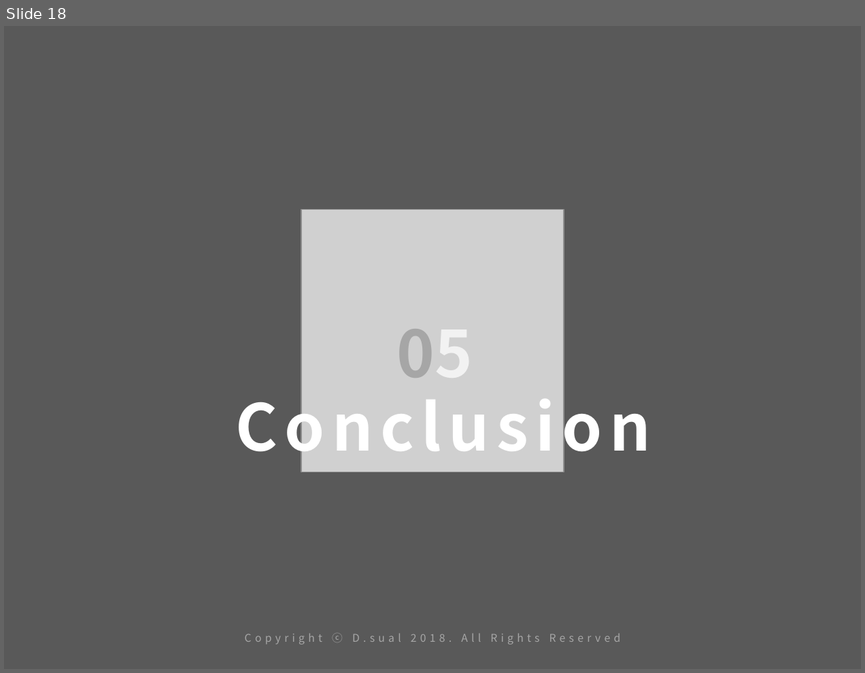
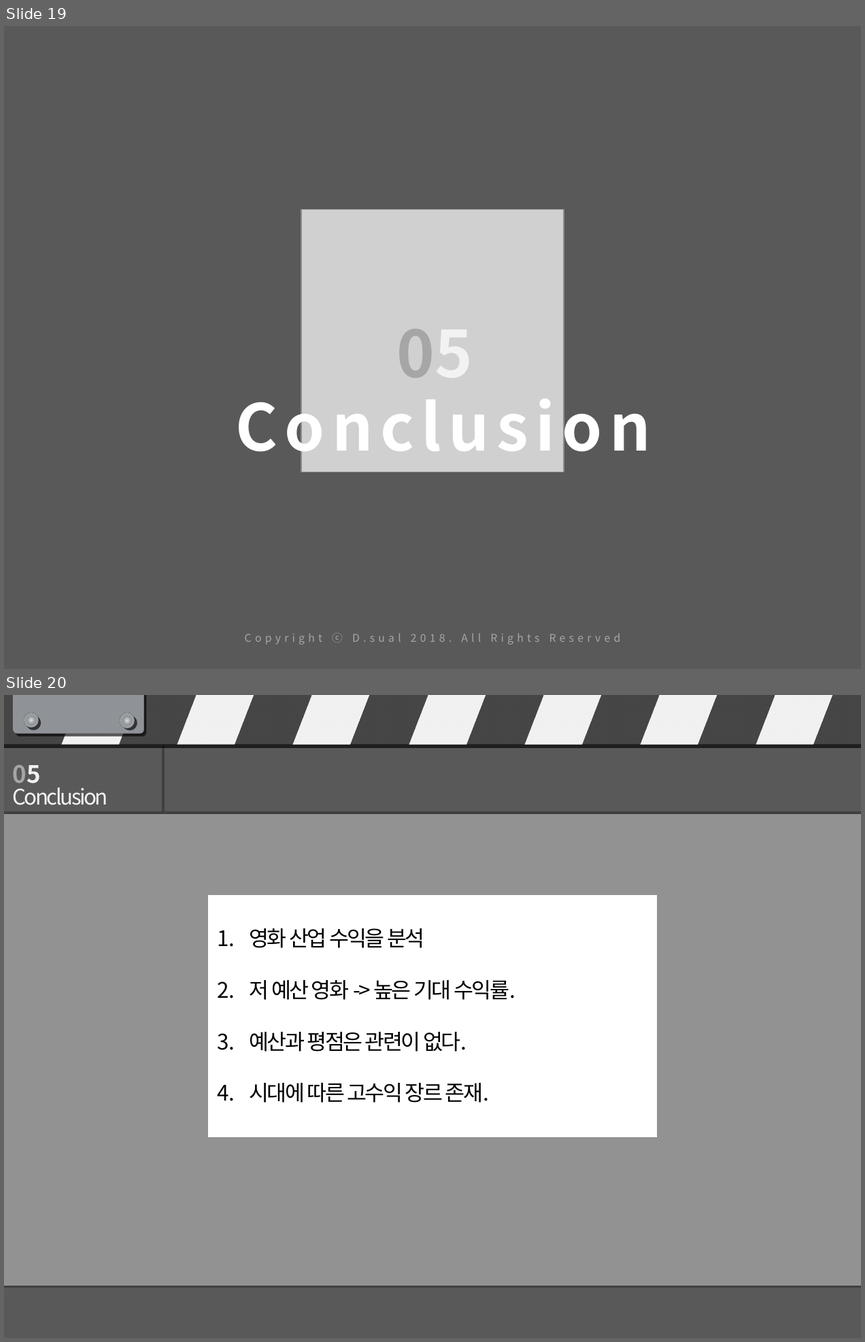
Before and after one commit to asmath472/21SRproject, a slide deck: R final presentation.pptx. Shown one above the other, each under a label of ours: slide 18 before the commit, slides 19 and 20 after it. The pictures are 865x673 and 865x1342 pixels, drawn with LibreOffice and Linux fonts; fonts in the diff are those of the drawing; grey boxes stand for pictures. Boxes give left, top, right and bottom in pixels: in the first picture for what was removed or moved away, otherwise in the second. Text is boxed around its words. In the diff, an @@ line names an element or a change of style, - is before the commit and + after.

```diff
--- a/R final presentation.pptx
+++ b/R final presentation.pptx
@@ slide 20 added at [4,695,861,1338], background #595959 @@
@@ rectangle added at [4,695,861,745], fill #404040 @@
@@ rounded rectangle added at [14,695,143,734], fill #92959B @@
@@ ellipse added at [24,713,38,728], fill gradient #D7E2EA to #B6BEC5 to #92959B to #A6A6A6 to #595959 @@
@@ parallelogram added at [61,695,143,745], fill #FFFFFF @@
@@ ellipse added at [120,713,135,728], fill gradient #D7E2EA to #B6BEC5 to #92959B to #A6A6A6 to #595959 @@
@@ parallelogram added at [177,695,258,745], fill #FFFFFF @@
@@ parallelogram added at [293,695,374,745], fill #FFFFFF @@
@@ parallelogram added at [409,695,490,745], fill #FFFFFF @@
@@ parallelogram added at [524,695,606,745], fill #FFFFFF @@
@@ parallelogram added at [640,695,721,745], fill #FFFFFF @@
@@ parallelogram added at [755,695,837,745], fill #FFFFFF @@
@@ line added from (163, 745) to (163, 813), #404040 2 pt @@
@@ text added at [12,765,40,789], 20 pt, text #A6A6A6, bold @@
+05
@@ text added at [12,783,108,805], 18 pt, text #F2F2F2 @@
+Conclusion
@@ rounded rectangle added at [4,813,861,1286], fill #FFFFFF at 35% opacity @@
@@ line added from (4, 813) to (861, 813), #404040 2 pt @@
@@ rectangle added at [209,896,656,1138], fill #FFFFFF, outline #000000 0.75 pt, 18 pt, text #000000 @@
+1. 영화 산업 수익을 분석
+2. 저 예산 영화 -> 높은 기대 수익률.
+3. 예산과 평점은 관련이 없다.
+4. 시대에 따른 고수익 장르 존재.
@@ line added from (4, 1286) to (861, 1286), #404040 2 pt @@
@@ rectangle added at [214,1294,673,1319], fill #595959 @@
@@ what was slide 18 is now slide 19 @@
```
Also in this commit, not shown: 2 other slides added, 1 slide removed.
